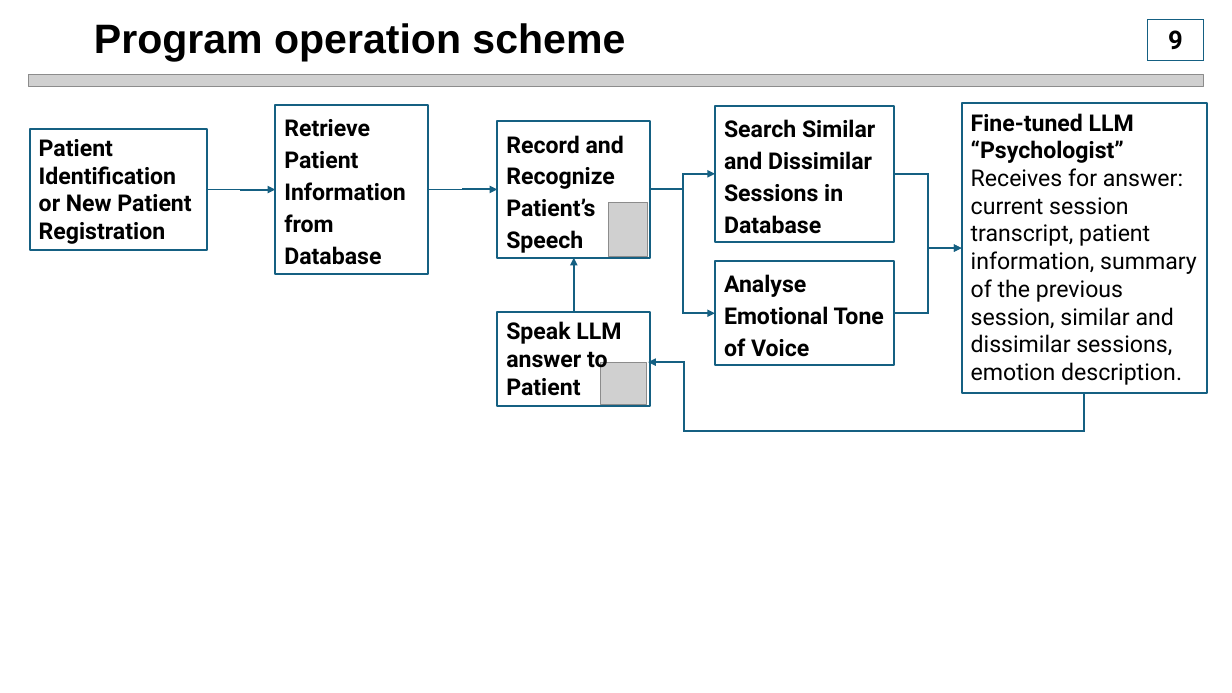
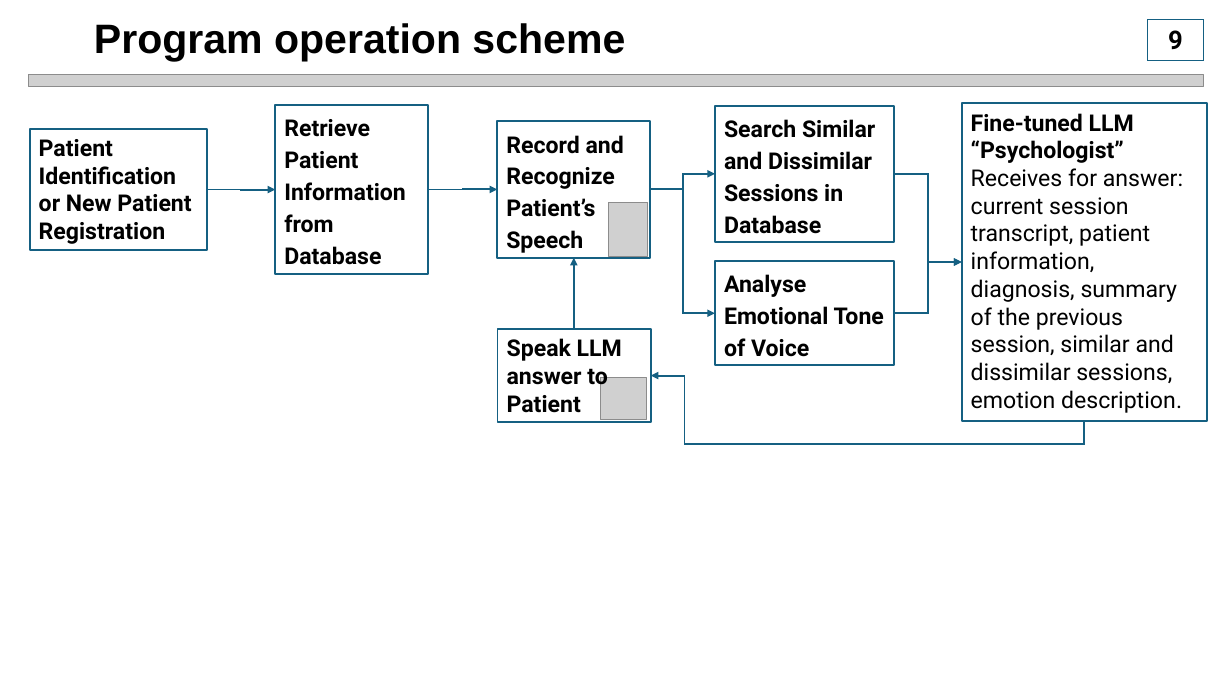
Before and after one commit to IlyaZutler/Project_4-Psychologist_IA, a slide deck: slide 10 of Presentation3.pptx. Drawn at 1232x693 pixels with LibreOffice and Linux fonts; fonts in the diff are those of the drawing; grey boxes stand for pictures. Boxes give left, top, right and bottom in pixels: in the first picture for what was removed or moved away, otherwise in the second. Text is boxed around its words. In the diff, an @@ line names an element or a change of style, - is before the commit and + after.

```diff
--- a/Presentation3.pptx
+++ b/Presentation3.pptx
@@ rectangle "Fine-tuned LLM “Psychologist” Receives for ..." resized from (x1=962, y1=104, x2=1207, y2=393) to (x1=962, y1=104, x2=1207, y2=421) @@
@@ text in rectangle at (x1=971, y1=113, x2=1183, y2=413): text changed @@
-Fine-tuned LLM “Psychologist” Receives for answer: current session transcript, patient information, summary of the previous session, similar and dissimilar sessions, emotion description.
+Fine-tuned LLM “Psychologist” Receives for answer: current session transcript, patient information, diagnosis, summary of the previous session, similar and dissimilar sessions, emotion description.
@@ elbow arrow moved from (894, 174) - (962, 248) to (894, 174) - (962, 262) @@
@@ elbow arrow moved from (574, 312) - (574, 258) to (574, 329) - (574, 258) @@
@@ elbow arrow moved from (894, 313) - (962, 248) to (894, 313) - (962, 262) @@
@@ 1 picture, 1 rectangle, 1 elbow arrow moved together from (x1=497, y1=312, x2=1084, y2=431) to (x1=498, y1=329, x2=1084, y2=444) @@
```
Also in this commit, not shown: 6 other slides changed, 8 other files.
